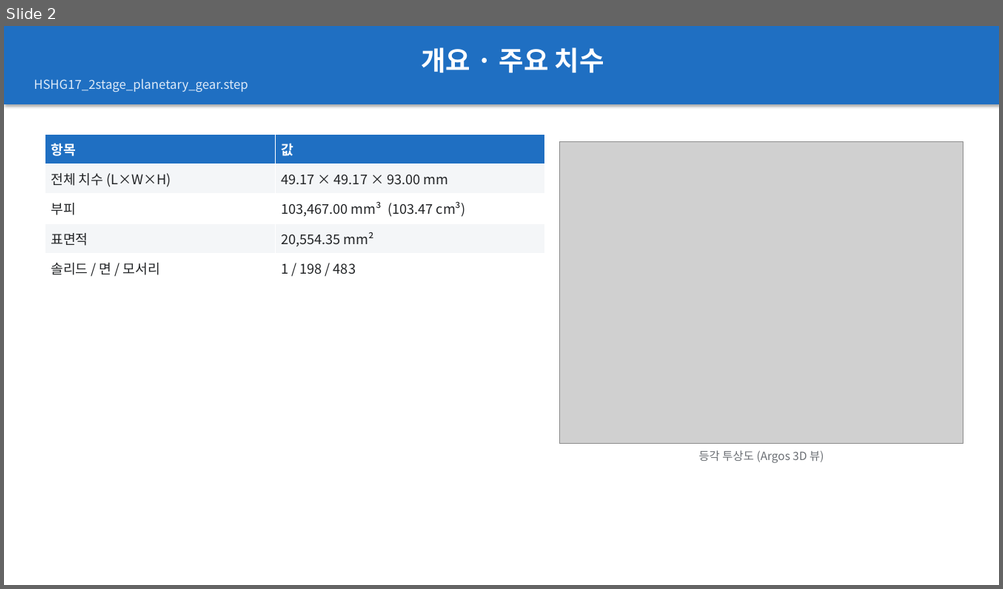
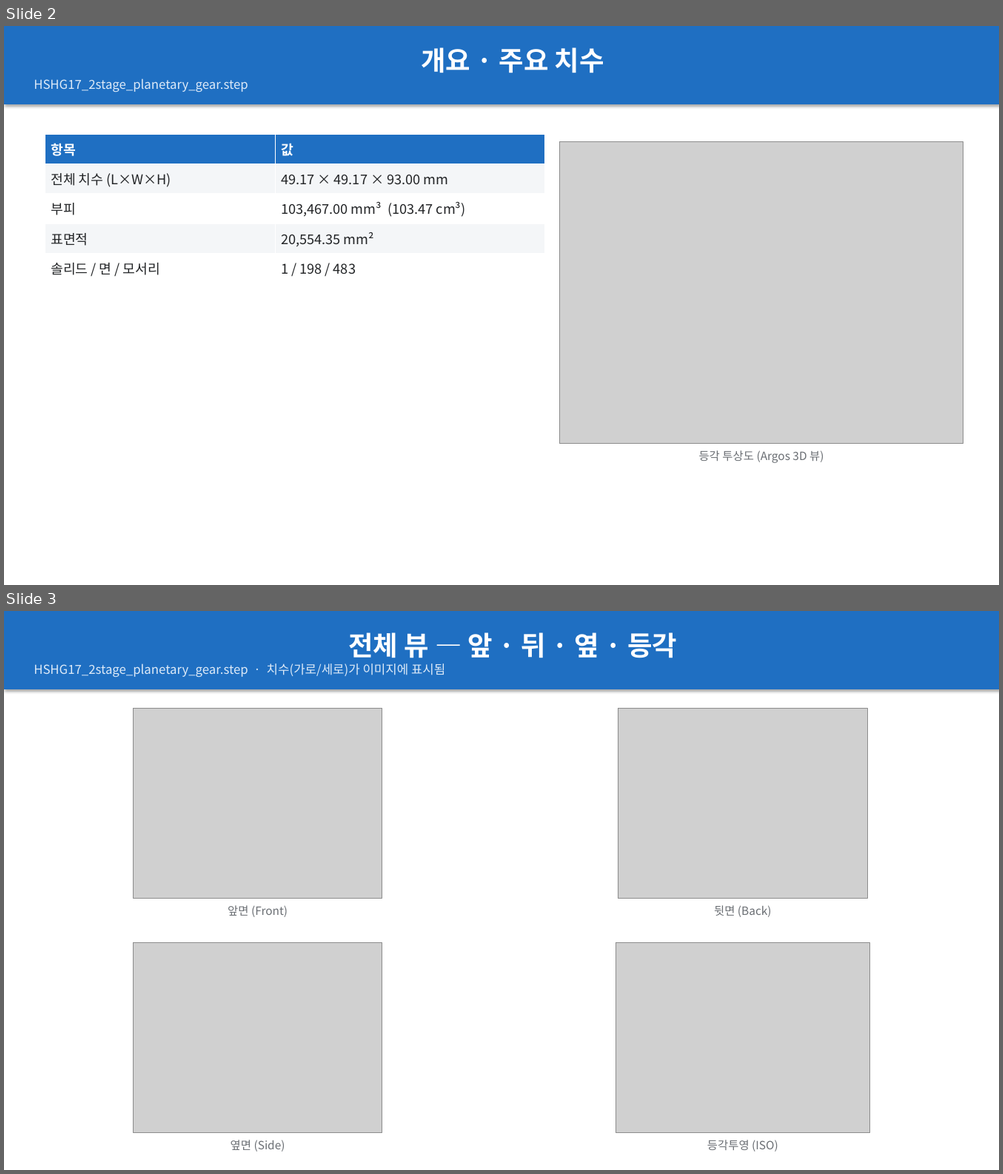
Before and after one commit to Seobuk/Argos, a slide deck: examples/planetary_gear/report/HSHG17_2stage_planetary_gear_report.pptx. Shown one above the other, each under a label of ours: slide 2 before the commit, slides 2 and 3 after it. The pictures are 1003x589 and 1003x1174 pixels, drawn with LibreOffice and Linux fonts; fonts in the diff are those of the drawing; grey boxes stand for pictures. Boxes give left, top, right and bottom in pixels: in the first picture for what was removed or moved away, otherwise in the second. Text is boxed around its words. In the diff, an @@ line names an element or a change of style, - is before the commit and + after.

```diff
--- a/examples/planetary_gear/report/HSHG17_2stage_planetary_gear_report.pptx
+++ b/examples/planetary_gear/report/HSHG17_2stage_planetary_gear_report.pptx
@@ slide 3 added at (4,611,999,1170), background #FFFFFF @@
@@ rectangle added at (4,611,999,689), fill #1F6FC2, 12 pt, text #DDEAF8 @@
+전체 뷰 — 앞 · 뒤 · 옆 · 등각
+HSHG17_2stage_planetary_gear.step · 치수(가로/세로)가 이미지에 표시됨
@@ picture added at (133,708,382,898) @@
@@ picture added at (618,708,868,898) @@
@@ text added at (227,906,287,917), 11 pt, text #6A6E73 @@
+앞면 (Front)
@@ text added at (714,906,771,917), 11 pt, text #6A6E73 @@
+뒷면 (Back)
@@ picture added at (133,943,382,1133) @@
@@ picture added at (616,943,870,1133) @@
@@ text added at (230,1140,285,1152), 11 pt, text #6A6E73 @@
+옆면 (Side)
@@ text added at (707,1140,778,1152), 11 pt, text #6A6E73 @@
+등각투영 (ISO)
```
Also in this commit, not shown: 1 slide removed, 6 other files.
